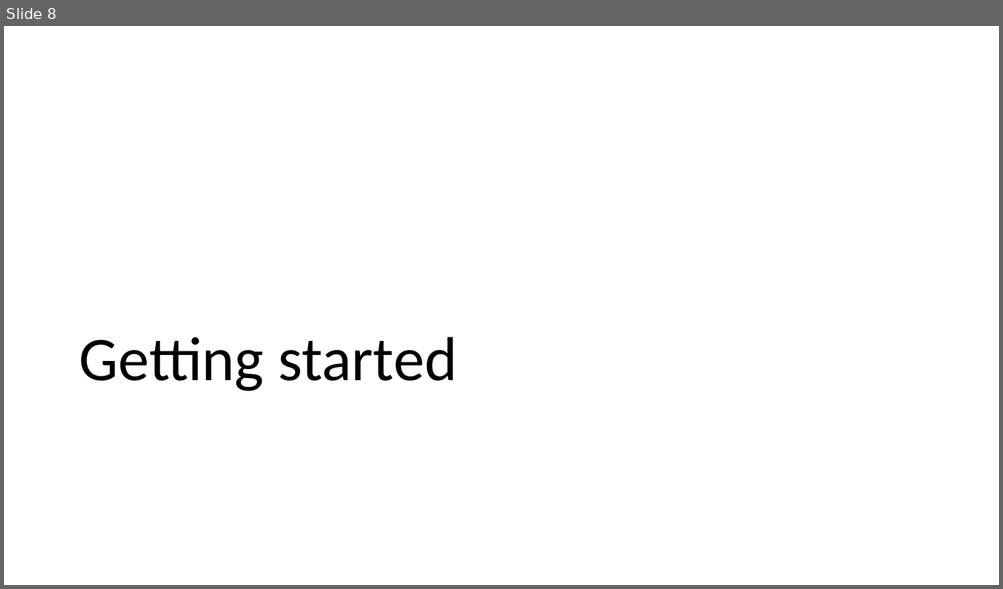
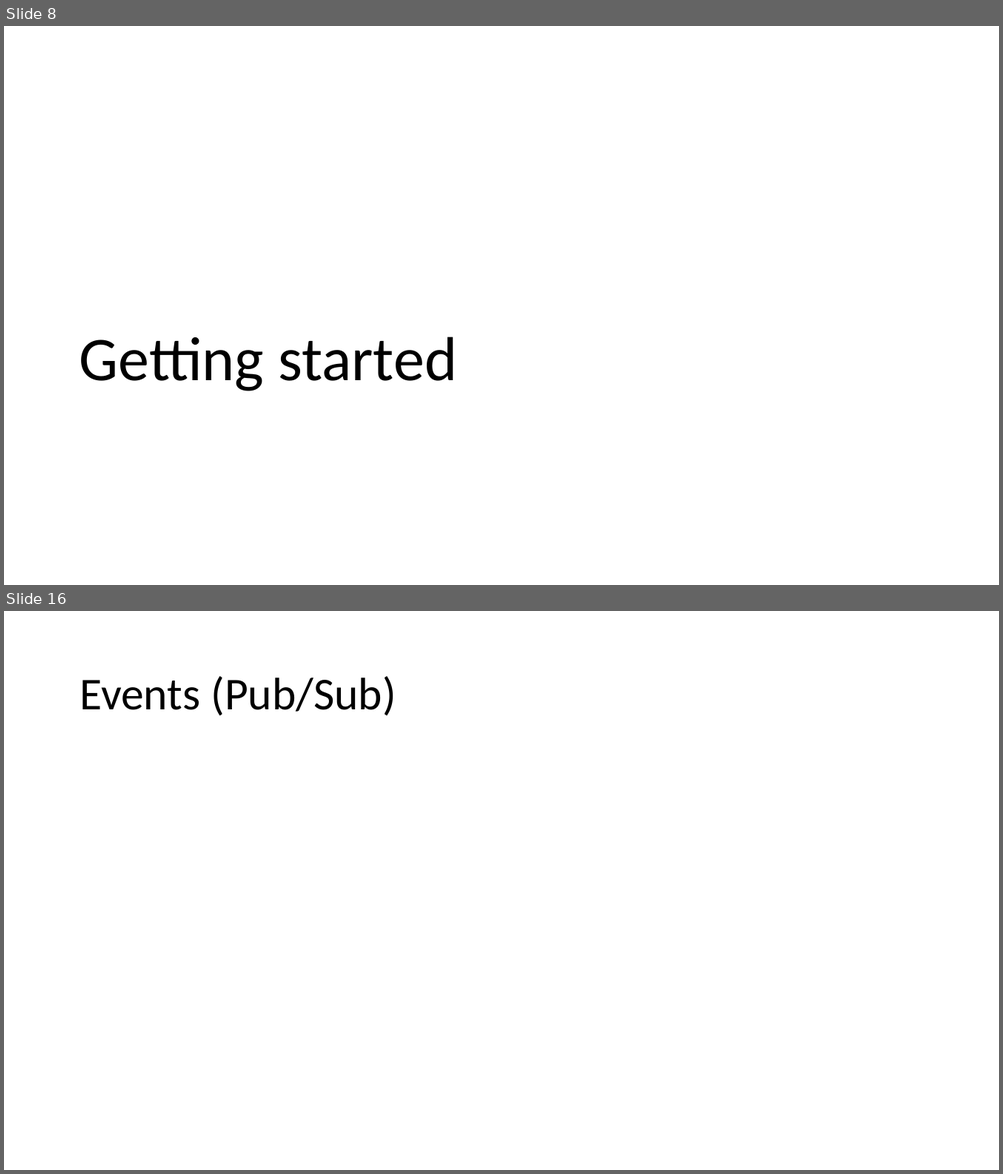
Before and after one commit to vuorinem/ADNUGTalk, a slide deck: Aurelia.pptm. Shown one above the other, each under a label of ours: slide 8 before the commit, slides 8 and 16 after it; the slides between them are not shown. The pictures are 1003x589 and 1003x1174 pixels, drawn with LibreOffice and Linux fonts; fonts in the diff are those of the drawing. Boxes give left, top, right and bottom in pixels: in the first picture for what was removed or moved away, otherwise in the second. Text is boxed around its words. In the diff, an @@ line names an element or a change of style, - is before the commit and + after.

```diff
--- a/Aurelia.pptm
+++ b/Aurelia.pptm
@@ slide 16 added at (4, 611, 999, 1170), background #FFFFFF @@
@@ title added at (79, 676, 395, 716), 44 pt, text #000000 @@
+Events (Pub/Sub)
```
Also in this commit, not shown: 1 slide changed, 6 other slides added.
